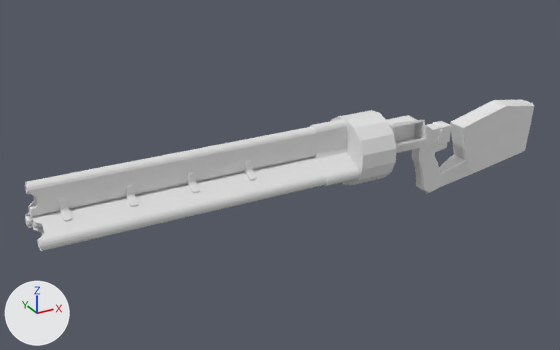
The Blender file LMG.blend: old version first, new version second.
Before and after are seen from a camera (50 mm lens) standing at (-5.99, -9.81, 7.43) and looking at (-0.43, 0.28, 2.38). The axes (+X, +Y, +Z) are drawn at lower left. The lights are the same throughout.
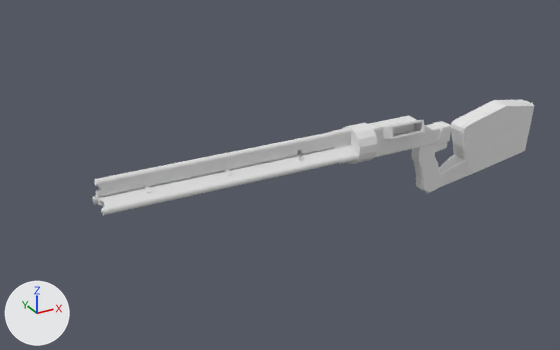
Boxes (x1, y1, x2, y2) around the edits, measured in the pictures (560 x 350 px; the box of a moved part takes in the faces that stretch with it):
'Cube.003', reshaped, moved, rescaled (21% narrower, 34% shorter)
    before: (25, 119, 360, 251)
    after: (93, 128, 358, 215)
'Cylinder', moved, rescaled (45% narrower, 45% shorter)
    before: (331, 110, 397, 185)
    after: (342, 123, 378, 164)
'Cube.002', moved
    before: (390, 120, 427, 146)
    after: (383, 120, 425, 139)
part 1 of me_cube_008, moved or reshaped
    before: (126, 185, 138, 206)
    after: (225, 165, 231, 176)
part 2 of me_cube_008, moved or reshaped
    before: (59, 199, 72, 221)
    after: (145, 181, 151, 193)
part 3 of me_cube_008, deleted
    before: (188, 172, 199, 193)
part 4 of me_cube_008, deleted
    before: (25, 127, 327, 251)
part 5 of me_cube_008, added
    after: (93, 132, 341, 215)

The edits, one by one:
me_cube_008 is used by ob_cube_003; location (-2.87, 0.0, 2.69); rotation (4.189, 0.0, 0.0), in degrees (240, 0, 0); scale (0.0323, 0.0323, 0.104).
me_cube_008 had 1098 vertices, 866 faces and spanned x -48.0..109.0, y -15.0..15.0, z -3.0..5.0.
me_cube_008 now has 990 vertices, 788 faces and spans x -131.0..109.0, y -15.0..15.0, z -3.0..5.0.
me_cube_008 part 1: the loose piece of 36 vertices spanning x -7.0..-4.0, y -5.0..5.0, z -2.0..-1.0 is moved by (-14.0, 0.0, 0.0).
me_cube_008 part 2: the loose piece of 36 vertices spanning x -36.0..-33.0, y -5.0..5.0, z -2.0..-1.0 is moved by (-56.0, 0.0, 0.0).
me_cube_008 part 3: the loose piece of 36 vertices spanning x 21.0..25.0, y -5.0..5.0, z -2.0..-1.0 is deleted.
me_cube_008 part 4: 396 vertices removed from x -48.0..-44.0, y -15.0..15.0, z -3.0..5.0.
me_cube_008 part 5: 396 vertices added at x -131.0..-127.0, y -15.0..15.0, z -3.0..5.0.
Object 'Cube.002' (ob_cube_002) moves from (1.69, 0.0, 2.82) to (1.67, 0.0, 2.82).
Object 'Cylinder' (ob_cylinder) moves from (1.11, 0.0, 2.82) to (0.98, 0.0, 2.85).
Object 'Cylinder' (ob_cylinder) is rescaled from (0.472, 0.472, 0.472) to (0.258, 0.258, 0.258).
Object 'Cube.003' (ob_cube_003) moves from (-2.87, 0.0, 2.69) to (-1.19, 0.0, 2.78).
Object 'Cube.003' (ob_cube_003) is rescaled from (0.0323, 0.0323, 0.104) to (0.0176, 0.0176, 0.0568).
